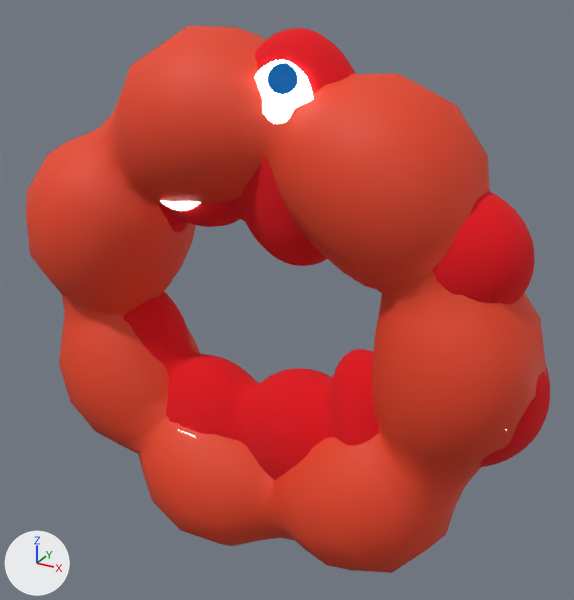
Renders of the glTF model model.glb from each side of a commit.
Rendered twice from a 50 mm camera at (1.83, -3.08, 1.67) aimed at (0.09, 0.08, 0.09). Arrows for +X, +Y and +Z are at lower left; the lights stay in place. Where no turn or scale is listed for an object, it has been applied to the vertices.

Names of what the first picture shows: 'トーラス', 'メタボール.022'.
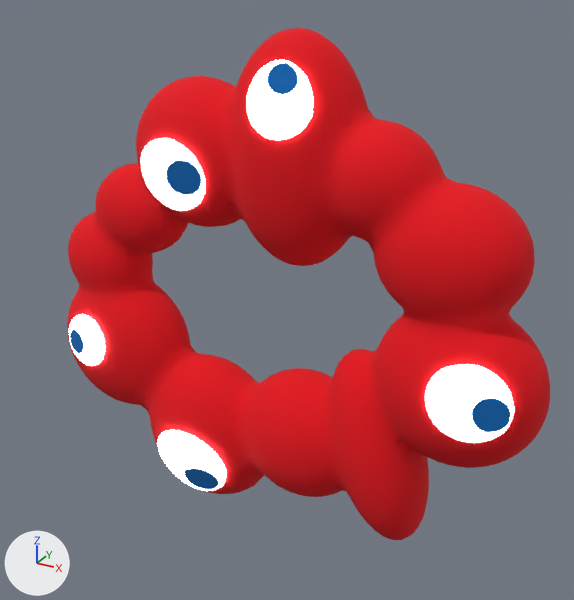
Location of each change, (x1, y1, x2, y2) in pixels of the pictures (574 x 600 px):
'トーラス', deleted (red)
    before: (26, 25, 547, 573)
'メタボール.022', unchanged, uncovered by the edit
    before: (123, 28, 550, 480)
    after: (67, 28, 550, 540)

Edits to the bpy script that builds the scene:
```text
Remove ob_トーラス:
    ob_トーラス = bpy.data.objects.new('トーラス', me_トーラス)
    ob_トーラス.location = (0.0, 0.0, 0.0)
```
